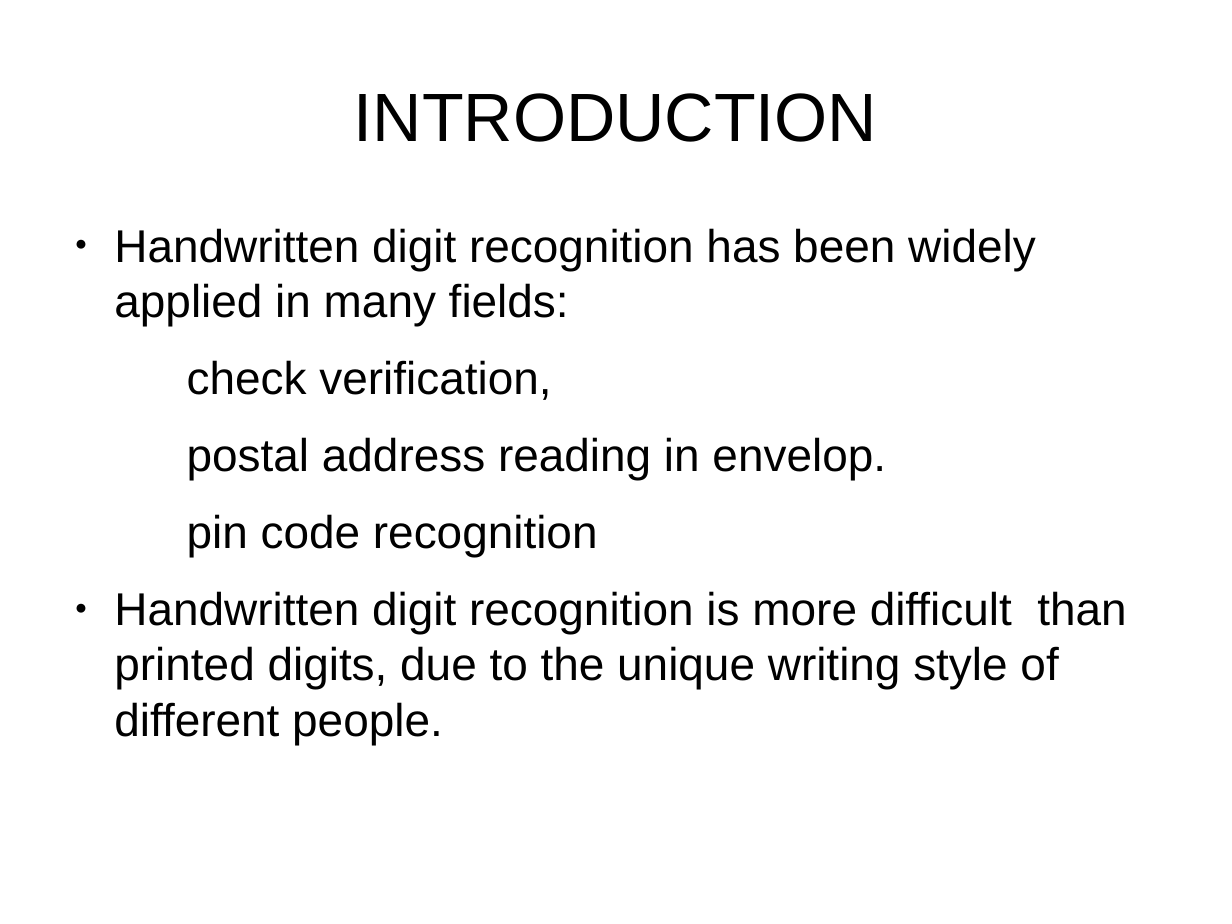
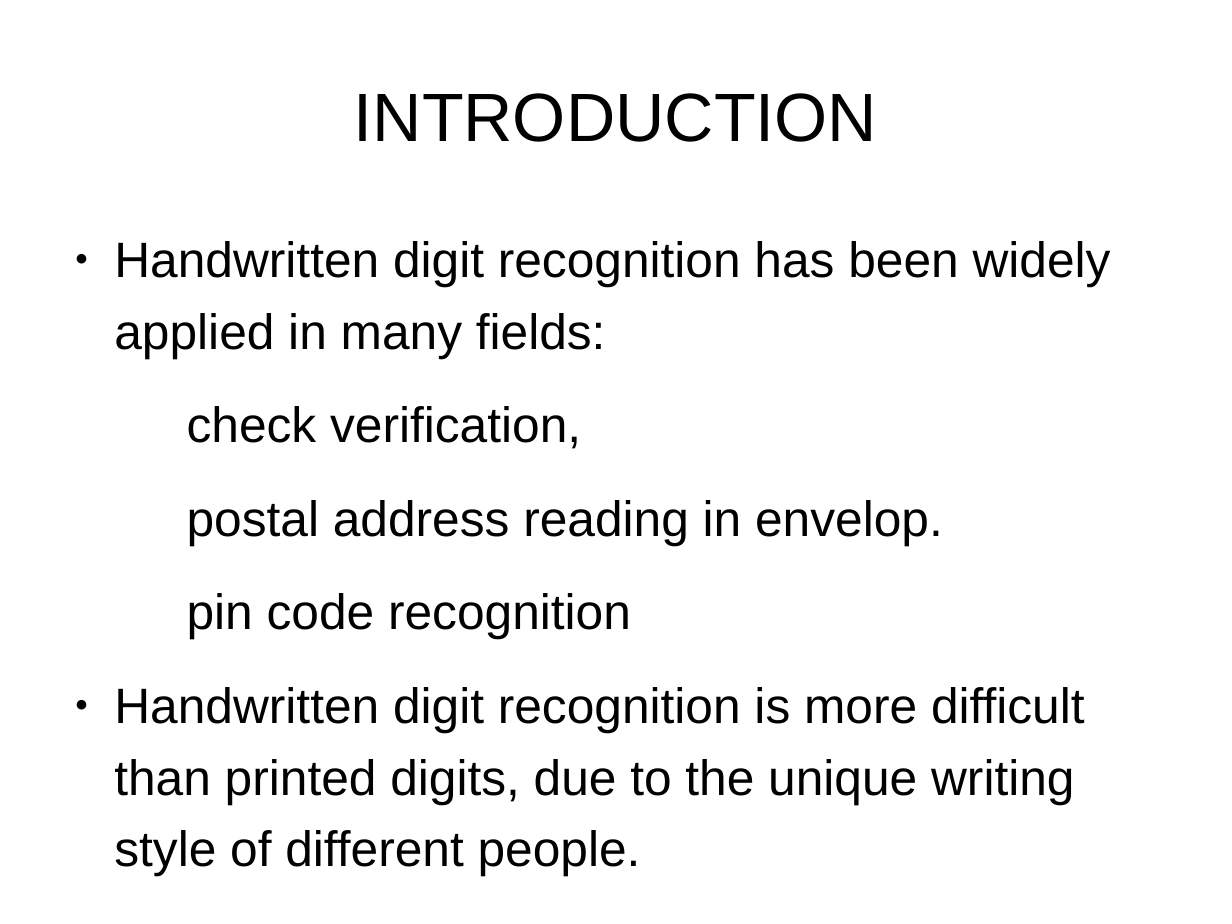
Before and after one commit to jsxcool/DigitRecognize, a slide deck: slide 2 of 695ppt 1.pptx. Drawn at 1232x924 pixels with LibreOffice and Linux fonts; fonts in the diff are those of the drawing; background and template pictures are left out. Boxes give left, top, right and bottom in pixels: in the first picture for what was removed or moved away, otherwise in the second. Text is boxed around its words. In the diff, an @@ line names an element or a change of style, - is before the commit and + after.

Commit message:
ppt

```diff
--- a/695ppt 1.pptx
+++ b/695ppt 1.pptx
@@ text "Handwritten digit recognition has been ..." at (114, 241, 1111, 876): size 29.6 to 32 pt; line spacing 1 to 1.2 @@
```
Also in this commit, not shown: 6 other slides changed, 3 slides added, 3 slides removed, 3 other files.
